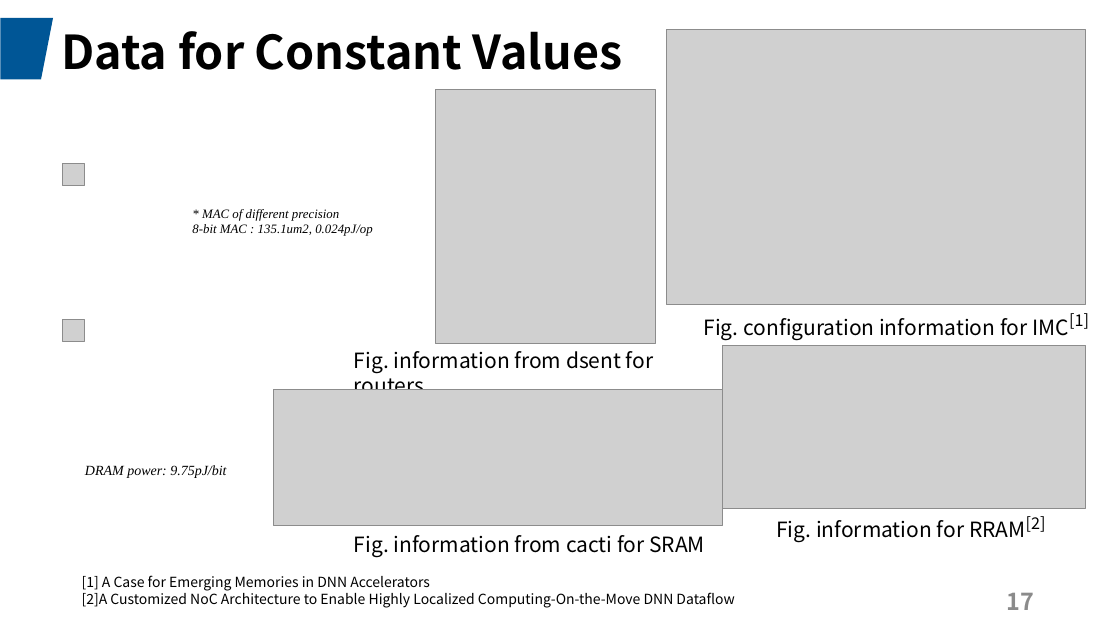
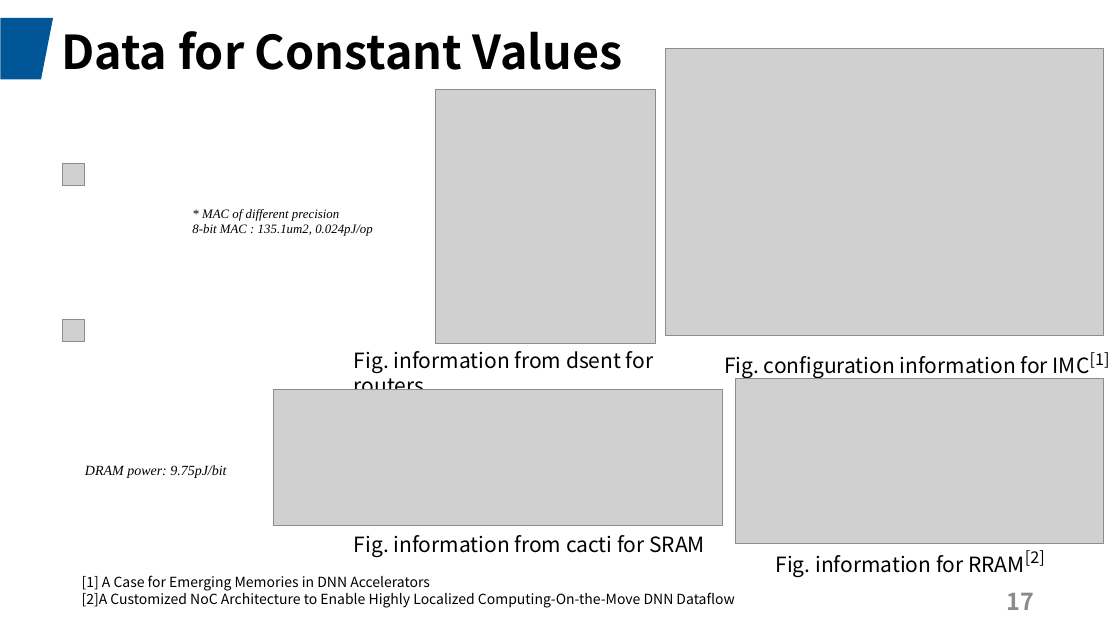
Before and after one commit to JadeQiong/DSE, a slide deck: slide 17 of 组会3.24GNN.pptx. Drawn at 1120x630 pixels with LibreOffice and Linux fonts; fonts in the diff are those of the drawing; grey boxes stand for pictures. Boxes give left, top, right and bottom in pixels: in the first picture for what was removed or moved away, otherwise in the second. Text is boxed around its words. In the diff, an @@ line names an element or a change of style, - is before the commit and + after.

```diff
--- a/组会3.24GNN.pptx
+++ b/组会3.24GNN.pptx
@@ picture resized from (x1=666, y1=29, x2=1086, y2=304) to (x1=665, y1=49, x2=1104, y2=336) @@
@@ text "Fig. configuration information for IMC[1]" moved from (x1=704, y1=313, x2=1089, y2=340) to (x1=724, y1=352, x2=1110, y2=378) @@
@@ picture resized from (x1=723, y1=345, x2=1086, y2=508) to (x1=736, y1=379, x2=1103, y2=544) @@
@@ text "Fig. information for RRAM[2]" moved from (x1=776, y1=516, x2=1046, y2=543) to (x1=776, y1=550, x2=1045, y2=577) @@
```
Also in this commit, not shown: 7 other slides changed, 1 slide added, 2 other files.
